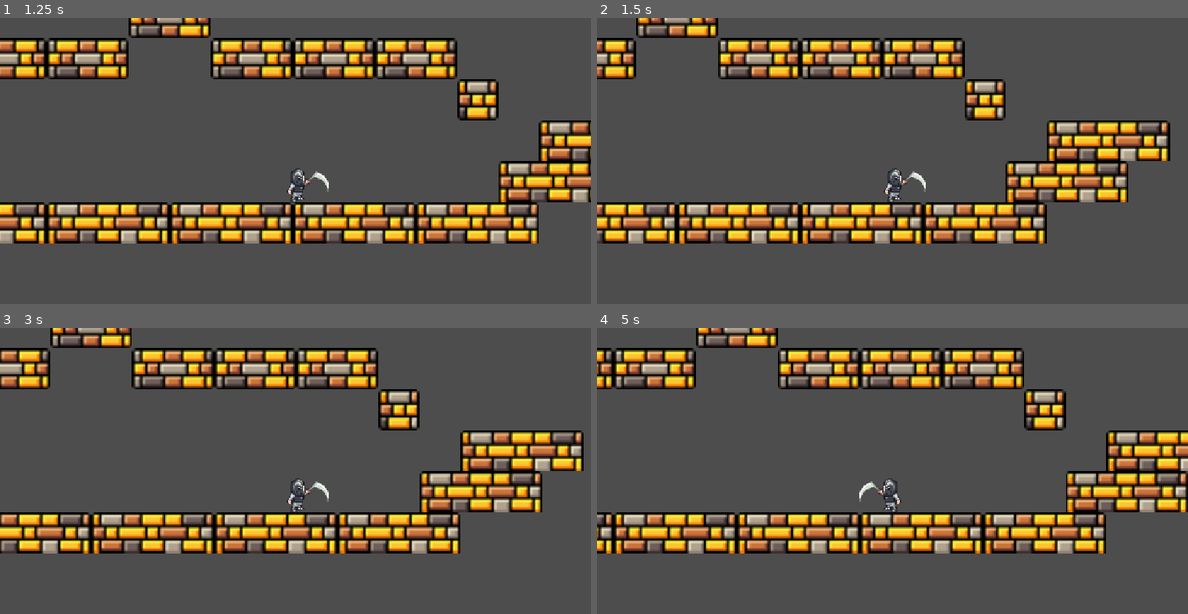
Above: before the commit, frames 1-4 (two rows, left to right).
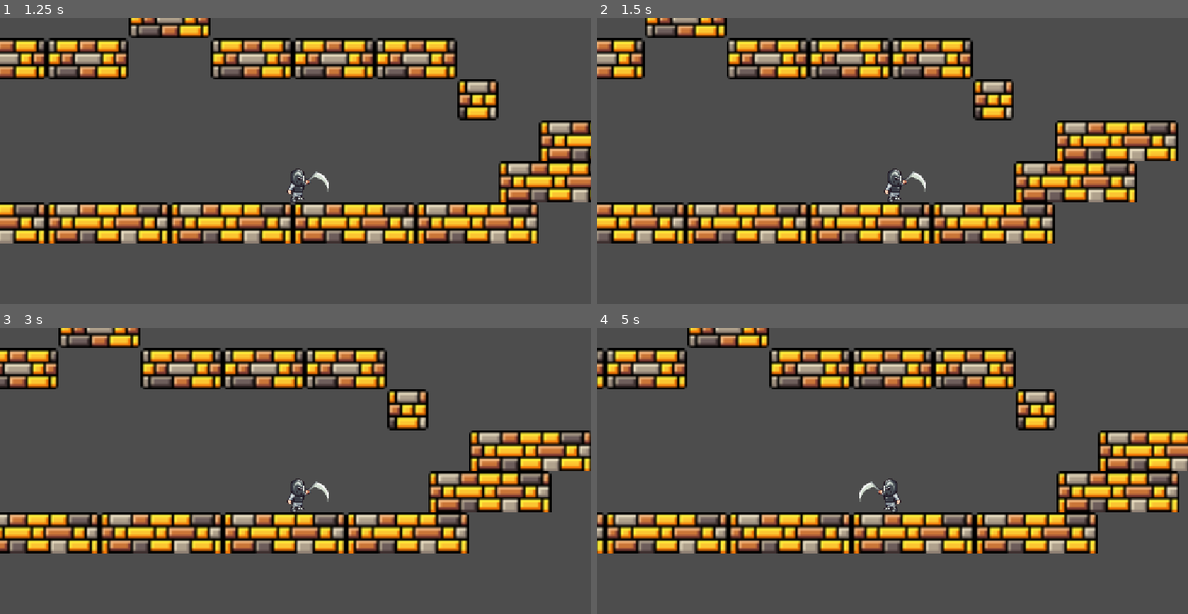
Above: after the commit, the same moments.

Repository: Piquinikis/donpollon
Game: Godot game, scene res://Scenes/Map.tscn
Two runs of this game, one before a commit and one after it. Both use one fixed random seed, a clock stepped at 60 frames per second and the inputs below. The project has no main scene, so this scene is started directly.
Inputs:
- Up to frame 1 (1.25 s): tap Enter (ui_accept) at 0.5, 0.77 s; hold D (derecha) from 0.53 s (still down); hold L (Attack) from 0.53 s (still down)
- Up to frame 2 (1.5 s): keep holding D (derecha); release L (Attack) at 1.28 s; tap Shift (correr) at 1.35 s
- Up to frame 3 (3 s): tap Enter (ui_accept) at 1.52 s; release D (derecha) at 2.03 s; hold A (izquierda) 2.03-2.78 s; hold L (Attack) 2.03-2.78 s; hold D (derecha) from 2.78 s (still down); tap Shift (correr) at 2.85 s
- Up to frame 4 (5 s): tap Enter (ui_accept) at 3.02, 3.77, 4.52 s; hold L (Attack) 3.53-4.28 s; release D (derecha) at 4.28 s; hold A (izquierda) from 4.28 s (still down); tap Shift (correr) at 4.35 s

Frame 1 is identical in both runs. In frame 2, 17% of the frame differs, in the area x 0-99%, y 0-79%; in frame 3, 18%; in frame 4, 18%, in the area x 0-100%, y 0-79%.

Commit message:
enemigos

Diff:
--- /dev/null
+++ b/Scenes/enemy.tscn
@@ -0,0 +1,7 @@
+[gd_scene format=3 uid="uid://hbnctclq68qb"]
+
+[node name="Enemy" type="CharacterBody2D" unique_id=1970158740]
+
+[node name="CollisionShape2D" type="CollisionShape2D" parent="." unique_id=371089257]
+
+[node name="AnimatedSprite2D" type="AnimatedSprite2D" parent="." unique_id=1771560232]
--- a/Scripts/player.gd
+++ b/Scripts/player.gd
@@ -1,7 +1,7 @@
 extends CharacterBody2D
 
 const SPEED = 100.0
-const RUN_SPEED = 250.0
+const RUN_SPEED = 200.0
 const JUMP_VELOCITY = -200.0
 
 const HIT1 = "Hit1"
